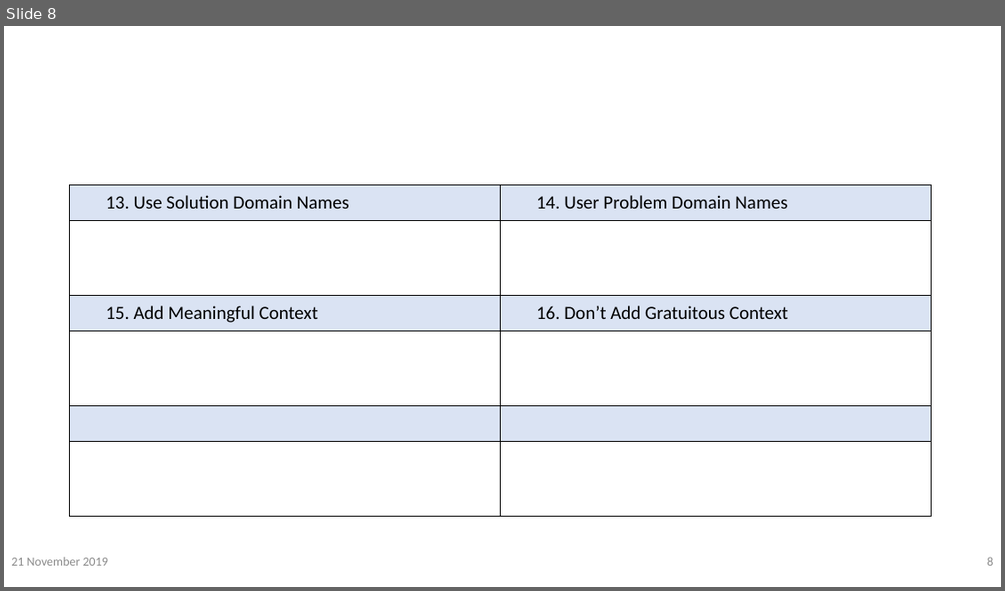
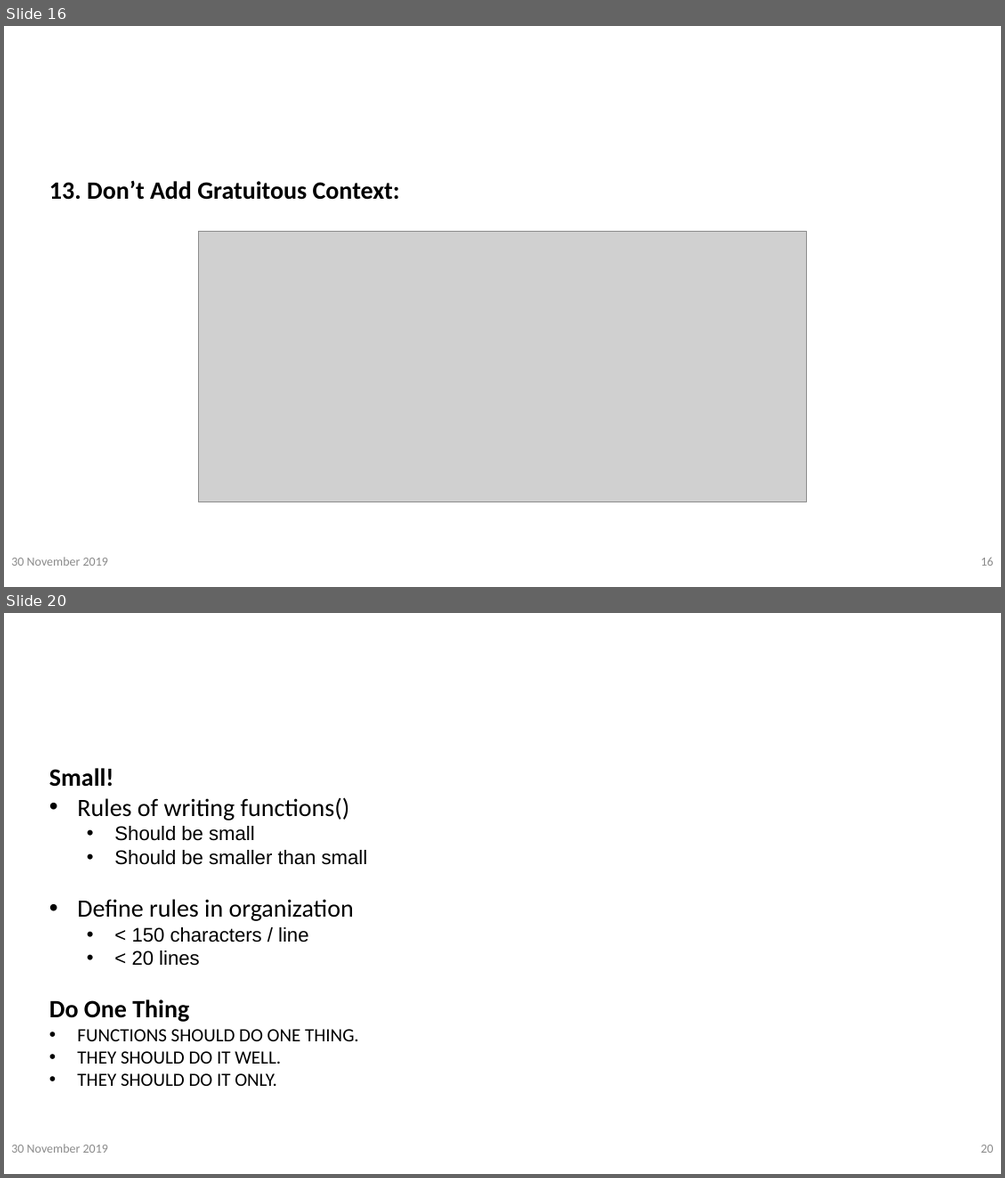
Before and after one commit to vinanti/Skills, a slide deck: PPT/Clean Code/Clean Code.pptx. Shown one above the other, each under a label of ours: slide 8 before the commit, slides 16 and 20 after it; the slides between them are not shown. The pictures are 1005x591 and 1005x1178 pixels, drawn with LibreOffice and Linux fonts; fonts in the diff are those of the drawing; grey boxes stand for pictures; background and template pictures are left out. Boxes give left, top, right and bottom in pixels: in the first picture for what was removed or moved away, otherwise in the second. Text is boxed around its words. In the diff, an @@ line names an element or a change of style, - is before the commit and + after.

```diff
--- a/PPT/Clean Code/Clean Code.pptx
+++ b/PPT/Clean Code/Clean Code.pptx
@@ slide 20 added at (4, 613, 1001, 1174), background picture (left out) @@
@@ text added at (49, 768, 368, 1086), 24 pt, text #000000 @@
+Small!
+• Rules of writing functions()
+  • Should be small
+  • Should be smaller than small
+• Define rules in organization
+  • < 150 characters / line
+  • < 20 lines
+Do One Thing
+• FUNCTIONS SHOULD DO ONE THING.
+• THEY SHOULD DO IT WELL.
+• THEY SHOULD DO IT ONLY.
@@ text added at (241, 797, 350, 819), 48 pt, text #FFFFFF, bold @@
+Functions
@@ text added at (11, 1143, 108, 1152), 12 pt, text #8C8C8C @@
+30 November 2019
@@ page number added at (980, 1144, 993, 1152), 12 pt, text #8C8C8C @@
+20
@@ what was slide 8 is now slide 16 @@
@@ slide 16 changed as well @@
@@ text added at (49, 181, 400, 200), 24 pt, text #000000, bold @@
+13. Don’t Add Gratuitous Context:
@@ table removed at (70, 184, 931, 516), 6 rows, 2 columns @@
-13. Use Solution Domain Names | 14. User Problem Domain Names
- | 
-15. Add Meaningful Context | 16. Don’t Add Gratuitous Context
- | 
- | 
- | 
@@ picture added at (199, 231, 807, 502) @@
@@ text at (11, 556, 108, 565): text changed @@
-21 November 2019
+30 November 2019
@@ page number at (980, 557, 993, 565): text changed @@
-8
+16
```
Also in this commit, not shown: 19 other slides changed, 31 other slides added, 1 other file.
